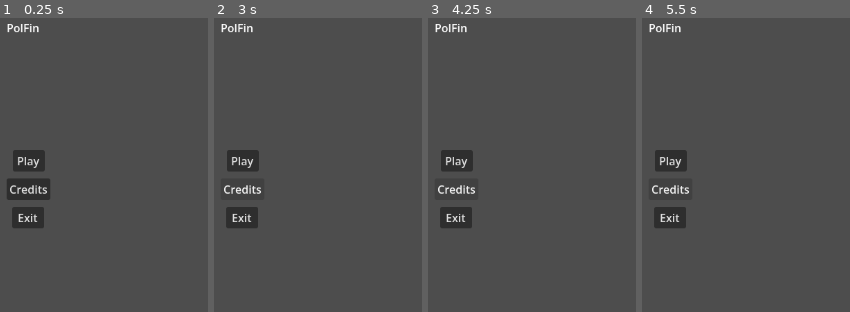
Above: before the commit, frames 1-4 (left to right).
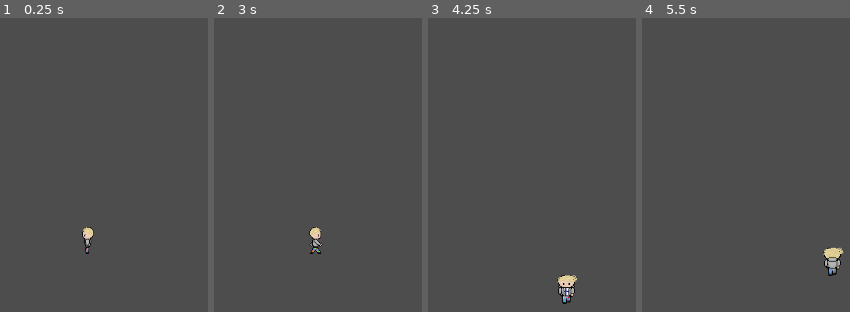
Above: after the commit, the same moments.

Repository: Orozon64/The-Sauna-Pact
Game: Godot game, scene res://scenes/finnish_player.tscn
Same seed, same stepped clock (60 frames per second), same inputs: the game is played once before the commit and once after it. Before the commit the project starts from res://scenes/main_menu.tscn.
Inputs (mouse positions are in pixels of both pictures, inside the frame that each line leads up to):
- Up to frame 1 (0.25 s): no input
- Up to frame 2 (3 s): click (243, 162) at 0.5 s, where only the run before the commit has a clickable "Play"; click (243, 162) at 1.25 s, where only the run before the commit has a clickable "Play"; click (243, 188) at 2 s, where only the run before the commit has a clickable "Credits"; hold D (move_right) from 2.78 s (still down)
- Up to frame 3 (4.25 s): release D (move_right) at 3.53 s; hold S (move_down) from 3.53 s (still down)
- Up to frame 4 (5.5 s): release S (move_down) at 4.28 s; hold D (move_right) 4.28-5.03 s; hold W (move_up) from 5.03 s (still down)

The runs differ from the first frame. In frame 1, 4.0% of the frame differs, in the area x 3-46%, y 2-81%; in frame 2, 2.9%; in frame 3, 3.2%; in frame 4, 3.2%.

Commit message:
added builds

Diff:
--- a/project.godot
+++ b/project.godot
@@ -11,7 +11,7 @@
 [application]
 
 config/name="PolFin"
-run/main_scene="uid://c27yit4hxgc"
+run/main_scene="uid://coqpab58ln317"
 config/features=PackedStringArray("4.6", "GL Compatibility")
 config/icon="res://images/icon.svg"
 
--- a/scenes/finnish_player.tscn
+++ b/scenes/finnish_player.tscn
@@ -31,6 +31,9 @@
 }, {
 "frames": [{
 "duration": 1.0,
+"texture": ExtResource("6_afyib")
+}, {
+"duration": 1.0,
 "texture": ExtResource("5_v8qye")
 }, {
 "duration": 1.0,
@@ -38,9 +41,6 @@
 }, {
 "duration": 1.0,
 "texture": ExtResource("7_4ff60")
-}, {
-"duration": 1.0,
-"texture": ExtResource("6_afyib")
 }],
 "loop": true,
 "name": &"walk_left",
@@ -84,4 +84,4 @@
 
 [node name="PlayerSprite" type="AnimatedSprite2D" parent="." unique_id=276491256]
 sprite_frames = SubResource("SpriteFrames_snp3n")
-animation = &"walk_down"
+animation = &"walk_left"
--- a/scenes/polish_player.tscn
+++ b/scenes/polish_player.tscn
@@ -4,8 +4,11 @@
 [ext_resource type="Texture2D" uid="uid://cd7p5moas1vjy" path="res://images/sprites/PolakStands.png" id="2_a4qul"]
 [ext_resource type="Texture2D" uid="uid://bf0shfcq1id1y" path="res://images/sprites/PolakWalks1.png" id="3_3a2nk"]
 [ext_resource type="Texture2D" uid="uid://kodnl60hsqyj" path="res://images/sprites/PolakWalks2.png" id="4_nxm5c"]
+[ext_resource type="Texture2D" uid="uid://c8lr10di4w6ob" path="res://images/sprites/PolakIdzieLewoReka.png" id="5_daupw"]
 [ext_resource type="Texture2D" uid="uid://dsdmjhtva0keb" path="res://images/sprites/PolakIdziePrawo.png" id="5_nxm5c"]
 [ext_resource type="Texture2D" uid="uid://crk3iiraqjp0p" path="res://images/sprites/PolakStoiPrawo.png" id="6_bcnd6"]
+[ext_resource type="Texture2D" uid="uid://cp2vjk0wv4fs8" path="res://images/sprites/PolakBokiemLewo.png" id="6_gtw5v"]
+[ext_resource type="Texture2D" uid="uid://ddml8rmxft656" path="res://images/sprites/PolakIdzieLewo.png" id="7_0eywx"]
 
 [sub_resource type="RectangleShape2D" id="RectangleShape2D_a4qul"]
 size = Vector2(22, 42)
@@ -17,7 +20,22 @@
 "texture": ExtResource("2_a4qul")
 }],
 "loop": true,
-"name": &"idle",
+"name": &"idle_down",
+"speed": 5.0
+}, {
+"frames": [],
+"loop": true,
+"name": &"idle_left",
+"speed": 5.0
+}, {
+"frames": [],
+"loop": true,
+"name": &"idle_right",
+"speed": 5.0
+}, {
+"frames": [],
+"loop": true,
+"name": &"idle_top",
 "speed": 5.0
 }, {
 "frames": [{
@@ -29,6 +47,23 @@
 }],
 "loop": true,
 "name": &"walk_down",
+"speed": 5.0
+}, {
+"frames": [{
+"duration": 1.0,
+"texture": ExtResource("5_daupw")
+}, {
+"duration": 1.0,
+"texture": ExtResource("6_gtw5v")
+}, {
+"duration": 1.0,
+"texture": ExtResource("7_0eywx")
+}, {
+"duration": 1.0,
+"texture": ExtResource("6_gtw5v")
+}],
+"loop": true,
+"name": &"walk_left",
 "speed": 5.0
 }, {
 "frames": [{
@@ -53,4 +88,4 @@
 [node name="PlayerSprite" type="AnimatedSprite2D" parent="." unique_id=276491256]
 position = Vector2(0, -7)
 sprite_frames = SubResource("SpriteFrames_bcnd6")
-animation = &"idle"
+animation = &"idle_top"
--- a/scripts/player.gd
+++ b/scripts/player.gd
@@ -25,6 +25,7 @@
 		$PlayerSprite.play()
 	else:
 		$PlayerSprite.stop()
+
 	position += velocity * delta
 	position = position.clamp(Vector2.ZERO, screen_size)
 	if velocity.x > 0:
@@ -35,3 +36,5 @@
 		$PlayerSprite.animation = "walk_left"
 	elif velocity.y < 0:
 		$PlayerSprite.animation = "walk_up"
+
+		#now add code to return to the correct idle position once the player stops
Not shown, added: export_presets.cfg
Not shown, added: images/sprites/PolakBokiemLewo.png.import
Not shown, added: images/sprites/PolakIdzieLewo.png.import
Not shown, added: images/sprites/PolakIdzieLewoReka.png.import
Not shown, added: builds/Linux/PolFin.x86_64
Not shown, added: builds/Windows/PolFin.exe
